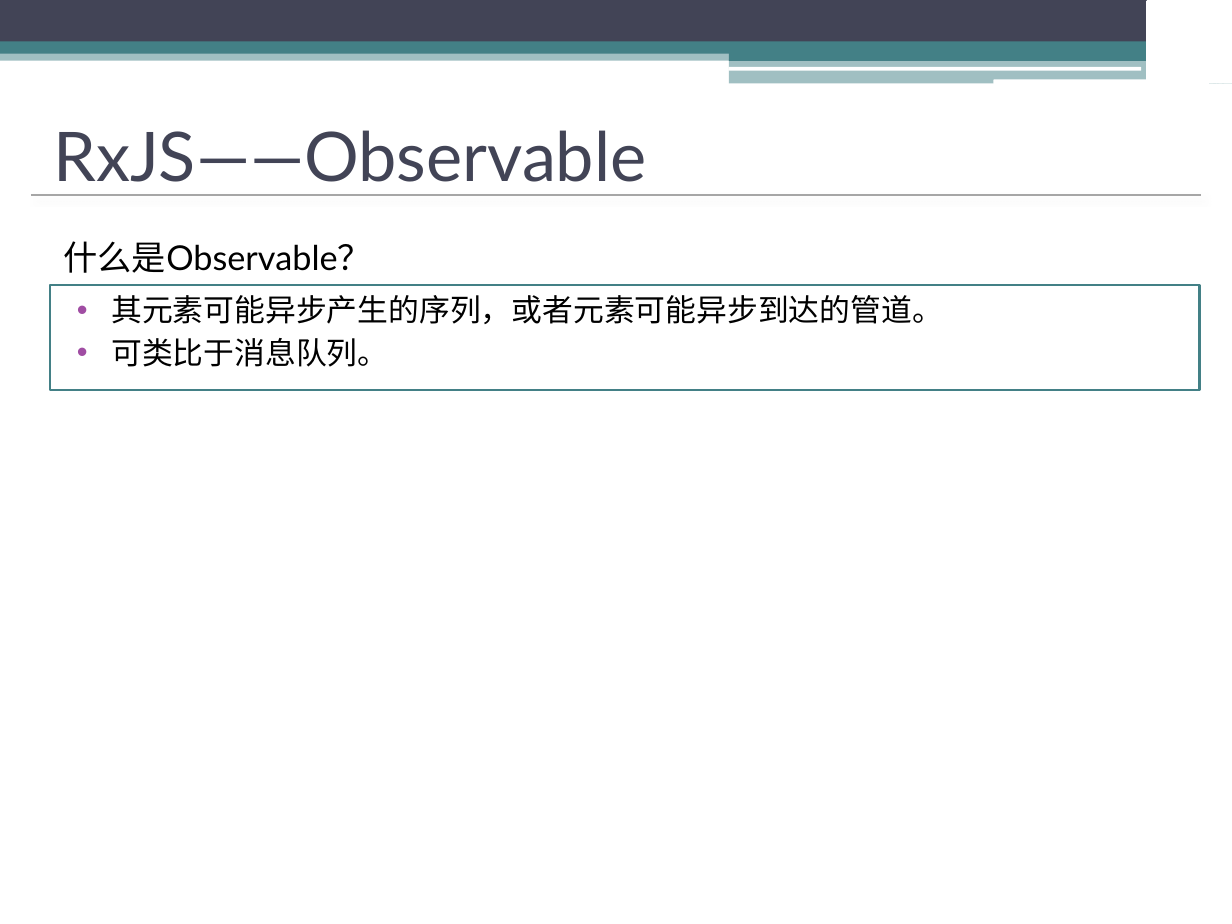
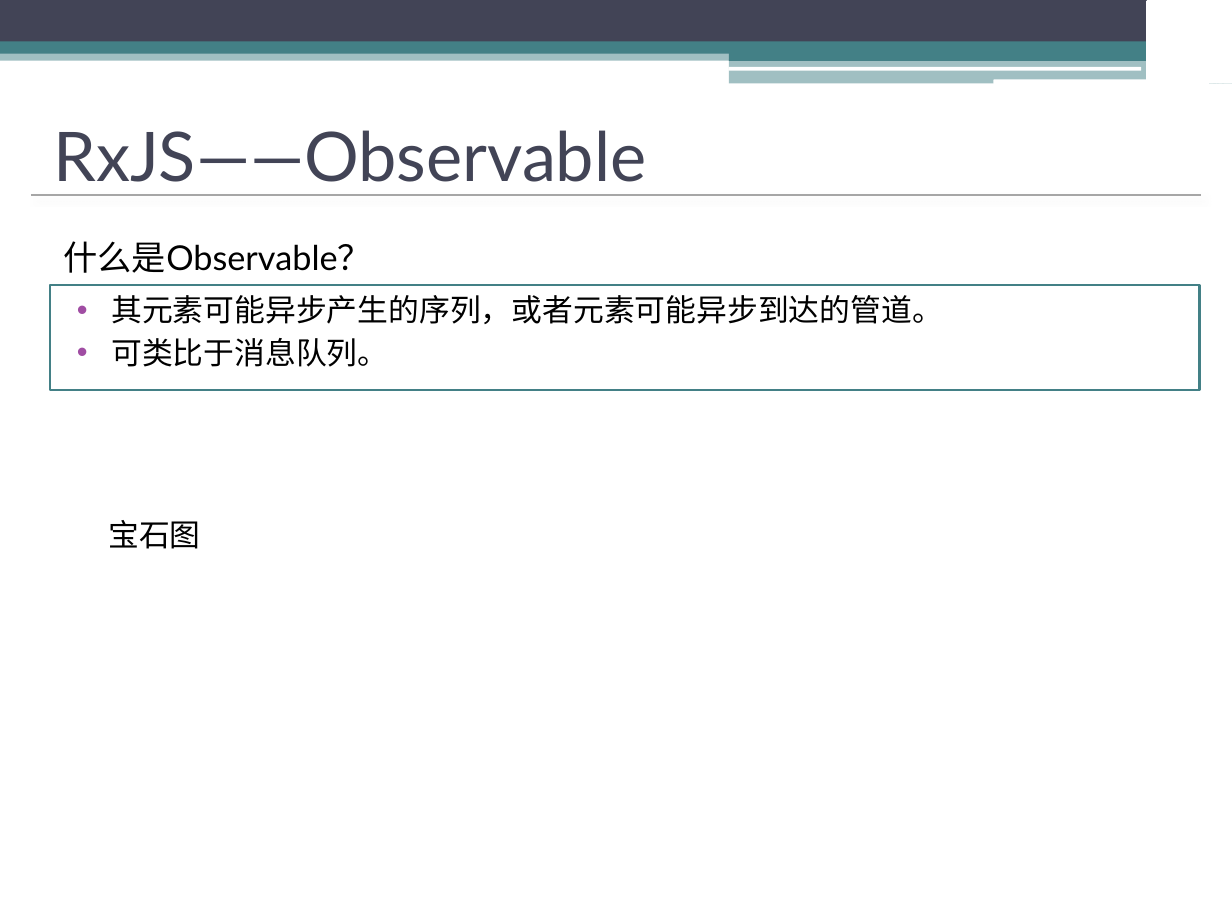
Before and after one commit to watermoonlx/rxjs_demo, a slide deck: slide 10 of Rxjs分享/New Microsoft PowerPoint Presentation.pptx. Drawn at 1232x924 pixels with LibreOffice and Linux fonts; fonts in the diff are those of the drawing; background and template pictures are left out. Boxes give left, top, right and bottom in pixels: in the first picture for what was removed or moved away, otherwise in the second. Text is boxed around its words. In the diff, an @@ line names an element or a change of style, - is before the commit and + after.

```diff
--- a/Rxjs分享/New Microsoft PowerPoint Presentation.pptx
+++ b/Rxjs分享/New Microsoft PowerPoint Presentation.pptx
@@ text added at bbox=[108, 520, 200, 549], 18 pt, text #000000 @@
+宝石图
```
Also in this commit, not shown: 4 slides added, 1 other file.
